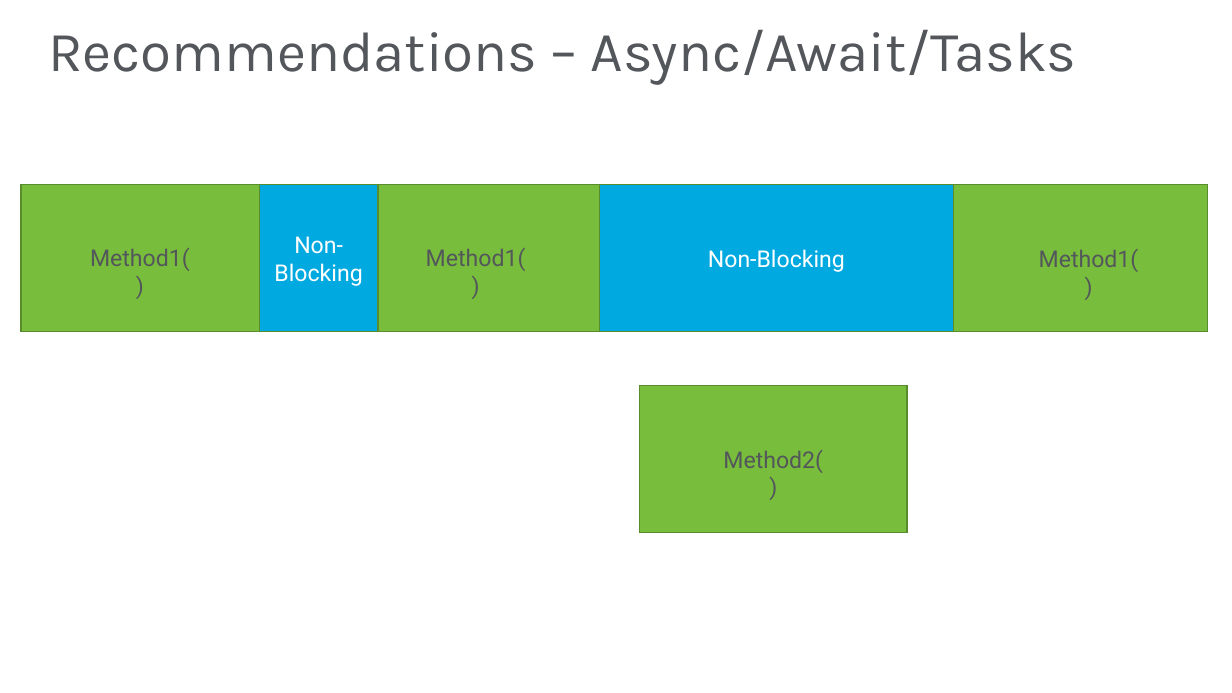
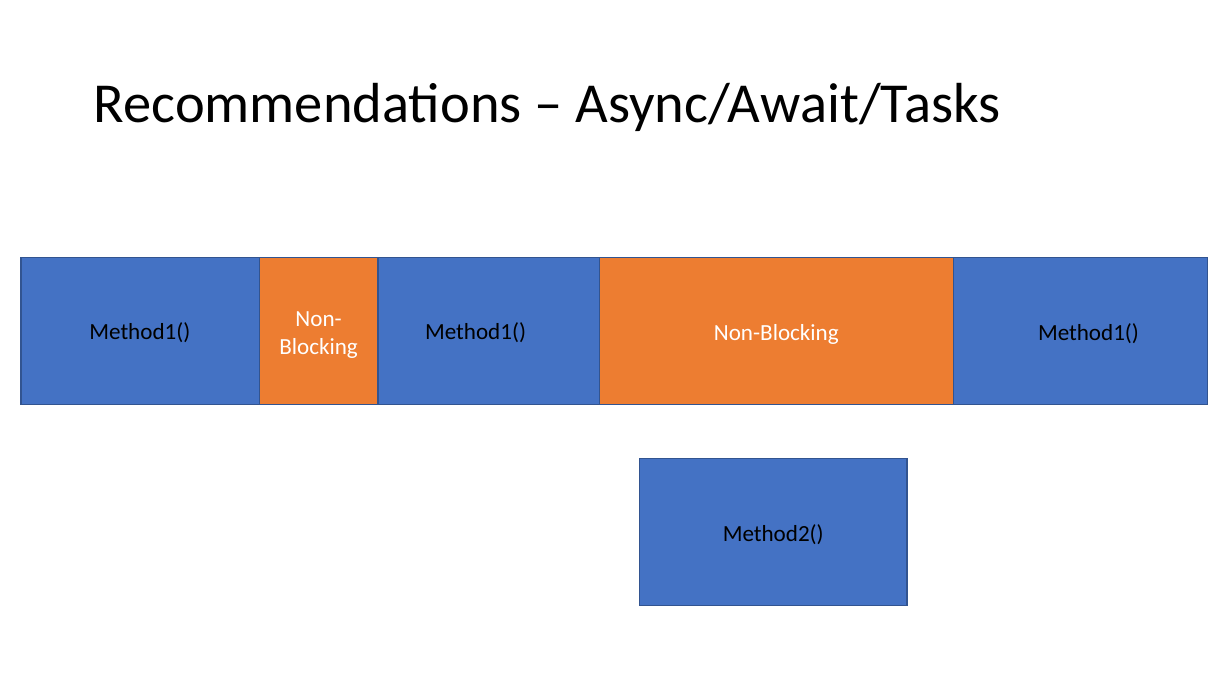
Before and after one commit to JasonBock/Presentations, a slide deck: slide 30 of Concurrent Programming in .NET.pptx. Drawn at 1232x693 pixels with LibreOffice and Linux fonts; fonts in the diff are those of the drawing; background and template pictures are left out. Boxes give left, top, right and bottom in pixels: in the first picture for what was removed or moved away, otherwise in the second. Text is boxed around its words. In the diff, an @@ line names an element or a change of style, - is before the commit and + after.

```diff
--- a/Concurrent Programming in .NET.pptx
+++ b/Concurrent Programming in .NET.pptx
@@ title "Recommendations – Async/Await/Tasks": place and size @@
-title "Recommendations – Async/Await/Tasks" at box(48, 29, 1077, 85)
+title "Recommendations – Async/Await/Tasks" at box(94, 82, 1000, 131)
@@ title "Recommendations – Async/Await/Tasks" at box(94, 82, 1000, 131): font Karla to Calibri, text colour #53565A to #000000 @@
@@ rectangle at box(21, 258, 1208, 405): fill #78BE3C to #4472C4; outline #598D2C 1 pt to #325491 1 pt @@
@@ rectangle "Non-Blocking" at box(260, 258, 378, 405): font Roboto to Calibri; fill #00A9E0 to #ED7D31; outline #598D2C 1 pt to #325491 1 pt @@
@@ rectangle "Non-Blocking" at box(600, 258, 954, 405): font Roboto to Calibri; fill #00A9E0 to #ED7D31; outline #598D2C 1 pt to #325491 1 pt @@
@@ 4 rectangles, 4 texts: place and size @@
-4 rectangles, 4 texts at box(21, 185, 1208, 533)
+4 rectangles, 4 texts at box(21, 258, 1208, 606)
@@ rectangle at box(640, 459, 908, 606): fill #78BE3C to #4472C4; outline #598D2C 1 pt to #325491 1 pt @@
@@ font Roboto to Calibri, text colour #53565A to #000000 in 4 elements at box(89, 322, 190, 342), box(425, 322, 526, 342), box(1038, 323, 1139, 343), box(723, 524, 824, 544) @@
```
Also in this commit, not shown: 51 other slides changed, 3 slides added, 4 slides removed.
